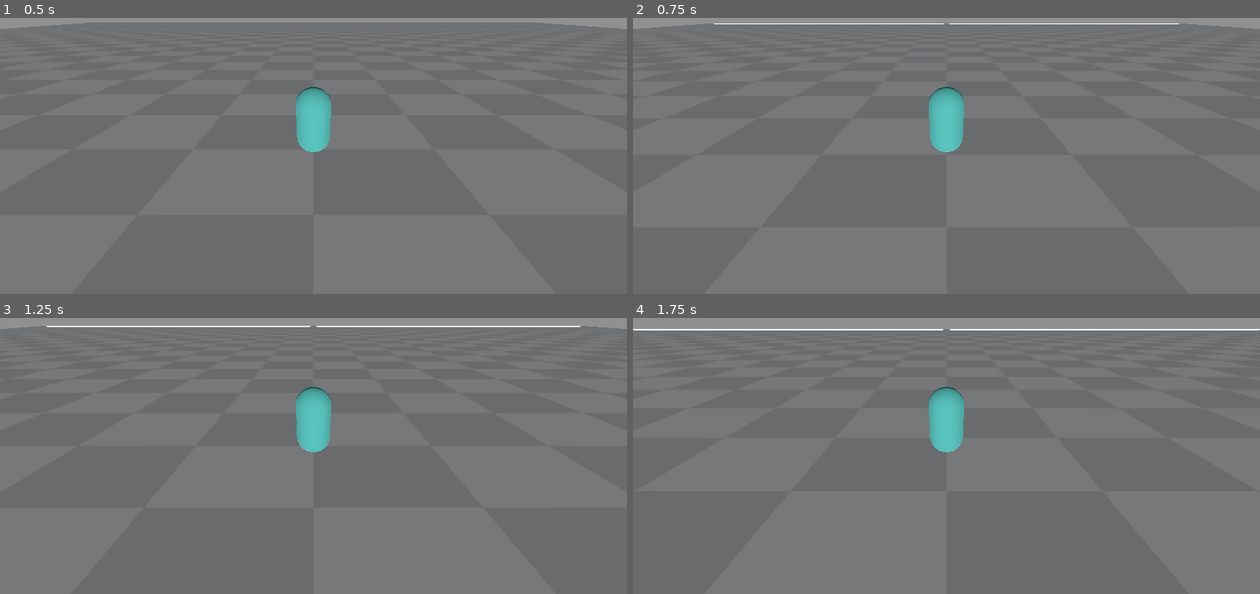
Above: before the commit, frames 1-4 (two rows, left to right).
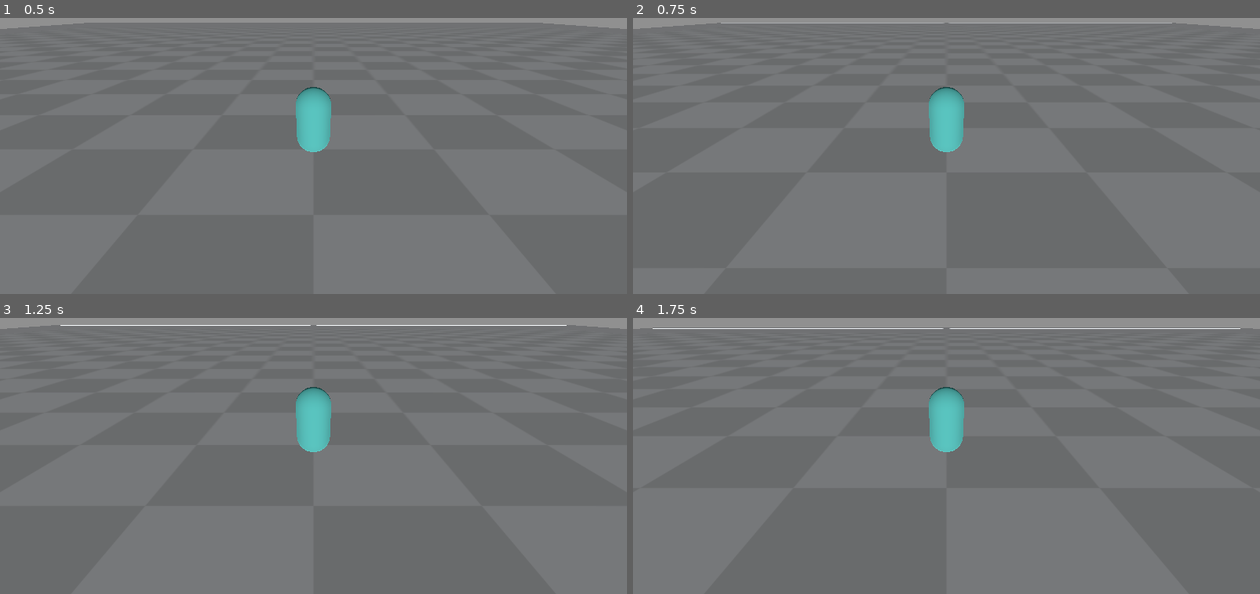
Above: after the commit, the same moments.

Repository: julabrego/game-dev-how-tos
Game: Godot game, scene res://scenes/world/world.tscn
Same seed, same stepped clock (60 frames per second), same inputs: the game is played once before the commit and once after it.
Inputs:
- Up to frame 1 (0.5 s): no input
- Up to frame 2 (0.75 s): hold Up (move_forward) from 0.53 s (still down)
- Up to frame 3 (1.25 s): keep holding Up (move_forward)
- Up to frame 4 (1.75 s): keep holding Up (move_forward)

Frame 1 is identical in both runs. In frame 2, 0.4% of the frame differs, in the area x 12-88%, y 1-3%; in frame 3, 0.7%; in frame 4, 1.1%, in the area x 0-100%, y 3-5%.

Commit message:
adjustments in code

Diff:
--- a/Godot/3d-eight-directions-movement/scenes/world/world.tscn
+++ b/Godot/3d-eight-directions-movement/scenes/world/world.tscn
@@ -1,7 +1,8 @@
-[gd_scene load_steps=5 format=3 uid="uid://ct3m873xv62p5"]
+[gd_scene load_steps=6 format=3 uid="uid://ct3m873xv62p5"]
 
 [ext_resource type="PackedScene" uid="uid://c555pn5b25co5" path="res://scenes/scenario/scenario.tscn" id="1_1ei80"]
 [ext_resource type="PackedScene" uid="uid://cd6ga6lpwkq3k" path="res://scenes/player/player.tscn" id="2_qa26m"]
+[ext_resource type="Script" path="res://scripts/player/02-with-accelleration.gd" id="3_8qufs"]
 
 [sub_resource type="Sky" id="Sky_1qb4s"]
 
@@ -17,6 +18,9 @@
 
 [node name="Player" parent="." instance=ExtResource("2_qa26m")]
 transform = Transform3D(1, 0, 0, 0, 1, 0, 0, 0, 1, 0, 8.07804, 0)
+script = ExtResource("3_8qufs")
+acceleration = 5
+deceleration = 4
 
 [node name="Camera3D" type="Camera3D" parent="Player"]
 transform = Transform3D(1, 0, 0, 0, 0.899565, 0.436786, 0, -0.436786, 0.899565, 0, 2.99921, 6)
--- a/Godot/3d-eight-directions-movement/scripts/player/02-with-accelleration.gd
+++ b/Godot/3d-eight-directions-movement/scripts/player/02-with-accelleration.gd
@@ -5,7 +5,7 @@
 # The downward acceleration when in the air, in meters per second squared.
 @export var fall_acceleration = 75
 
-@export var acceleration = 4
+@export var acceleration = 5
 @export var deceleration = 4
 
 var target_velocity = Vector3.ZERO
@@ -40,15 +40,15 @@
 	# moving in the same direction as the input.
 
 	# Choose if accelerates or decelerates
-	var acceleration
+	var accel
 	if direction.dot(horizontal_velocity) > 0:
-		acceleration = acceleration
+		accel = acceleration
 	else:
-		acceleration = deceleration
+		accel = deceleration
 
 	# Uses linear interpolation (lerp) to smoothly transition hvel towards target velocity.
 	# The interpolation factor is acceleration * delta, ensuring a gradual change over time.
-	horizontal_velocity = horizontal_velocity.lerp(target, acceleration * delta)
+	horizontal_velocity = horizontal_velocity.lerp(target, accel * delta)
 
 	# Ground Velocity
 	target_velocity.x = horizontal_velocity.x
